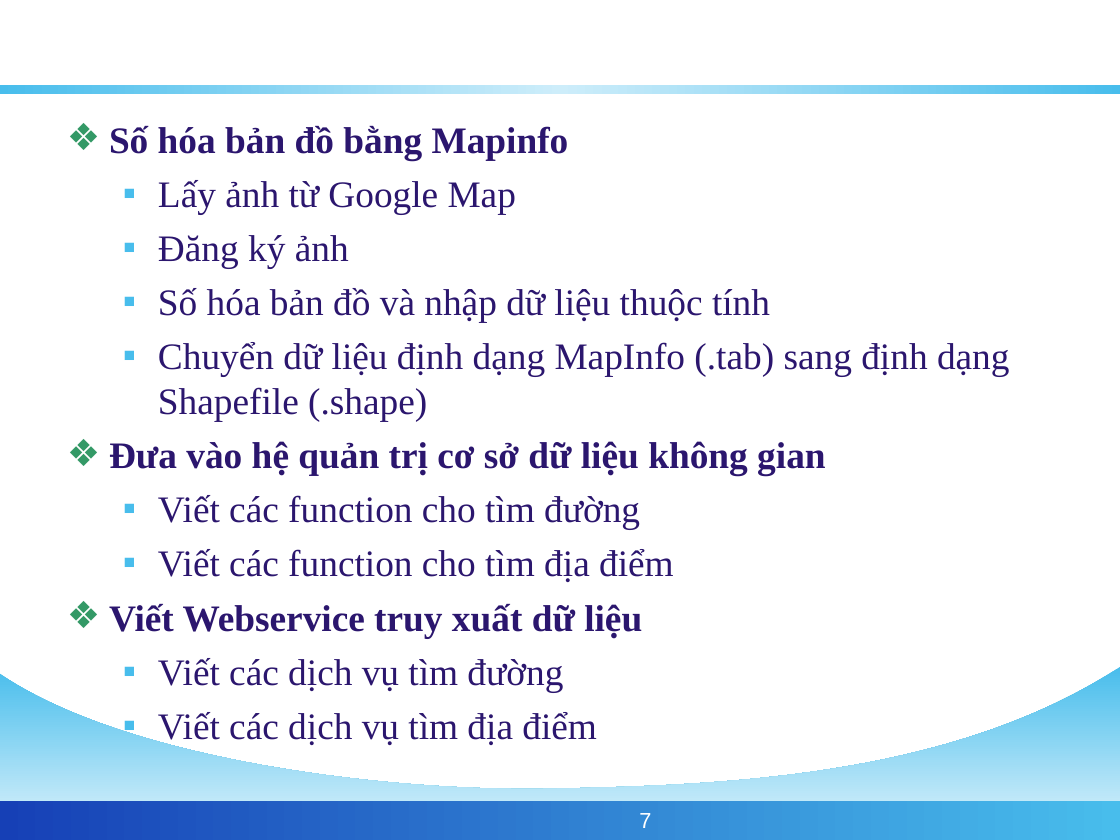
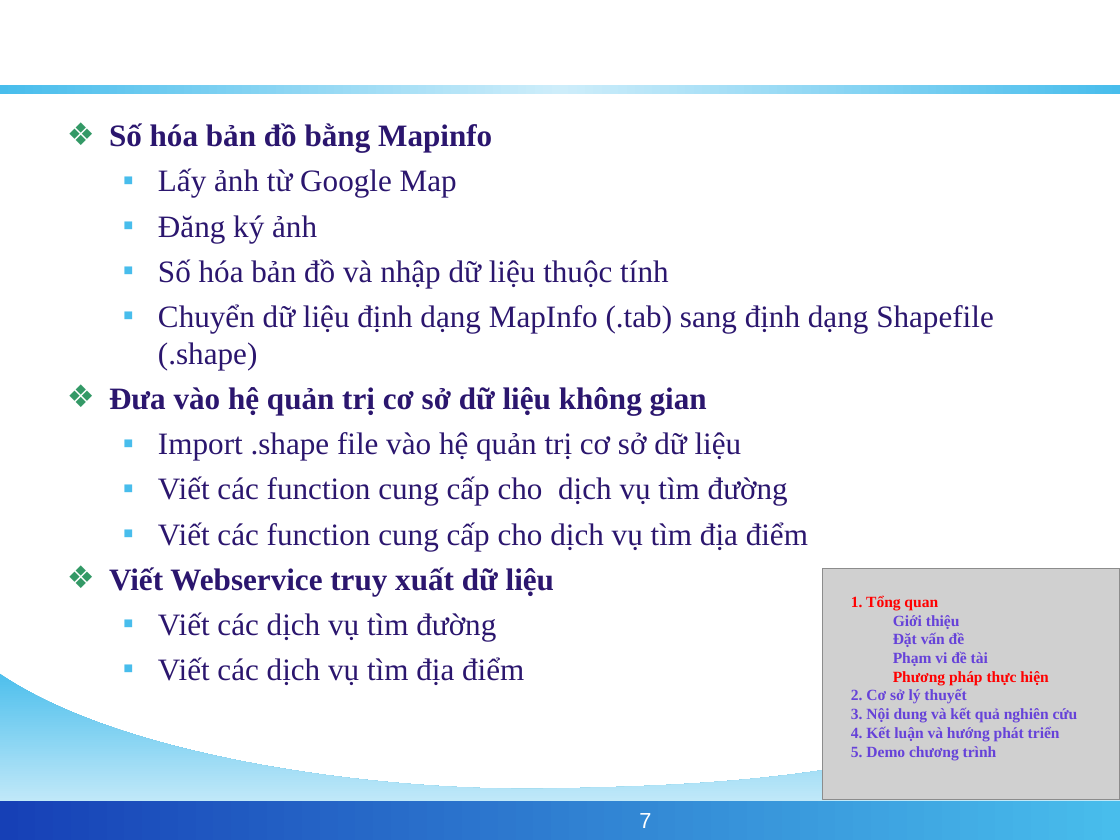
Before and after one commit to phamngsinh/cantho-webgis, a slide deck: slide 7 of Document/Bao Cao/BaoCaoLuanVan.ppt. Drawn at 1120x840 pixels with LibreOffice and Linux fonts; fonts in the diff are those of the drawing; grey boxes stand for pictures; background and template pictures are left out. Boxes give left, top, right and bottom in pixels: in the first picture for what was removed or moved away, otherwise in the second. Text is boxed around its words. In the diff, an @@ line names an element or a change of style, - is before the commit and + after.

```diff
--- a/Document/Bao Cao/BaoCaoLuanVan.ppt
+++ b/Document/Bao Cao/BaoCaoLuanVan.ppt
@@ text at [109,123,994,685]: size 24 to 20 pt in "Số hóa bản đồ bằng Mapinfo", "Lấy ảnh từ Google Map", "Đăng ký ảnh", "Số hóa bản đồ và nhập dữ ..." and 5 more places; less space between paragraphs @@
@@ text at [158,432,808,550]: text changed; size 24 to 20 pt @@
-  ▪ Viết các function cho tìm đường
-  ▪ Viết các function cho tìm địa điểm
+  ▪ Import .shape file vào hệ quản trị cơ sở dữ liệu
+  ▪ Viết các function cung cấp cho dịch vụ tìm đường
+  ▪ Viết các function cung cấp cho dịch vụ tìm địa điểm
@@ picture added at [822,569,1120,800] @@
@@ text added at [851,595,1078,760], 10 pt, text #6642D9, bold @@
+1. Tổng quan
+Giới thiệu
+Đặt vấn đề
+Phạm vi đề tài
+Phương pháp thực hiện
+2. Cơ sở lý thuyết
+3. Nội dung và kết quả nghiên cứu
+4. Kết luận và hướng phát triển
+5. Demo chương trình
```
Also in this commit, not shown: 23 other slides changed, 1 slide added, 1 slide removed.
